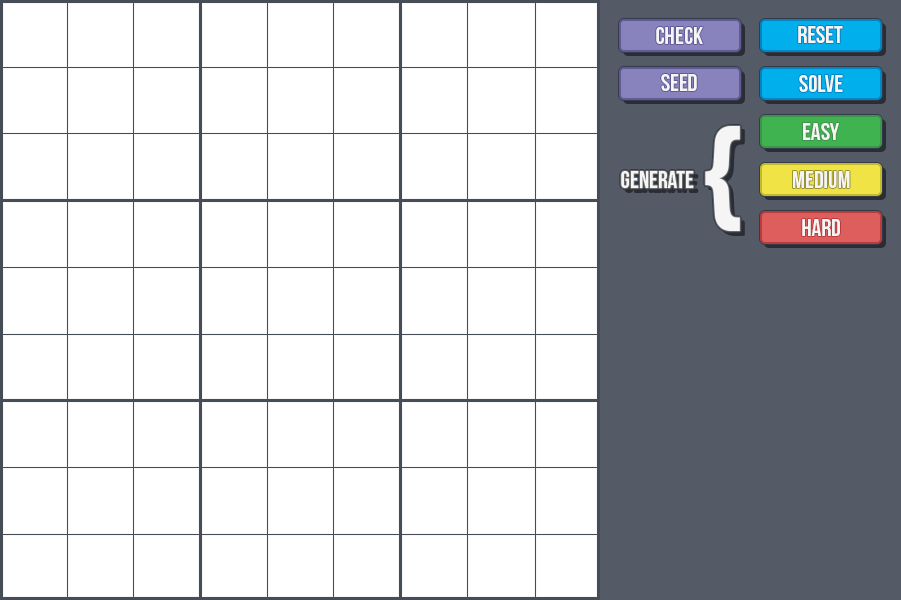
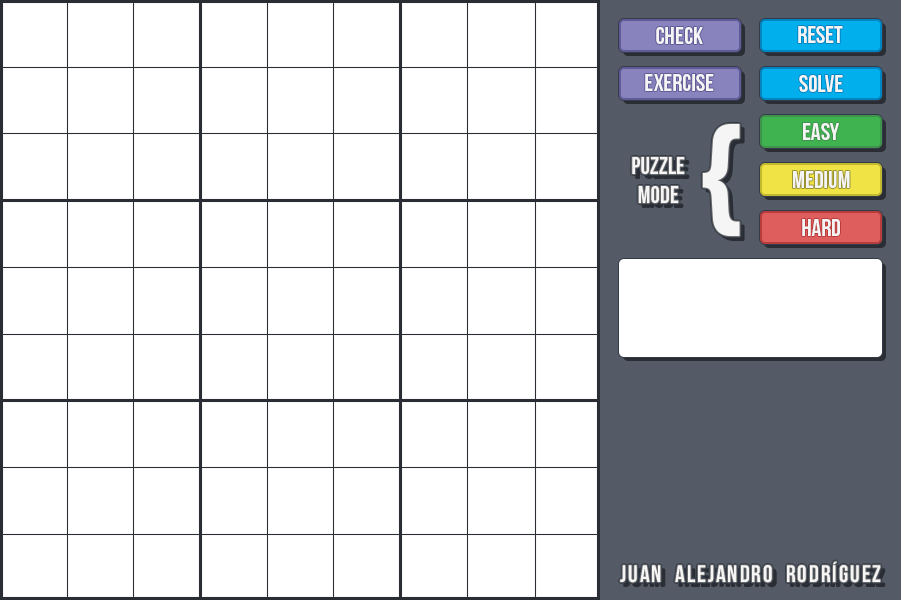
Revision of a layered 901 x 600 image; what changed, layer by layer:
added group "Grid" with 2 layers above "UI" over [0,0,600,600]
moved "Grid whitespaces" into group "Grid" over [3,3,597,597]
"Grid separators": opacity 15% → 100%, moved it into group "Grid" over [0,0,600,600]
renamed "Seed" to "Exercise", moved it above "Reset", painted on it over [644,73,715,92]
removed layer "Rounded Rectangle 1 copy 6" from group "Buttons" over [644,73,715,92]
renamed "Generate copy" to "{", painted on it over [702,124,740,237]
renamed "Generate" to "Puzzle mode", painted on it over [621,157,694,203]
added layer "Output box" in group "UI" over [619,259,882,357]
added layer "Credits" in group "UI" over [620,561,881,583]
